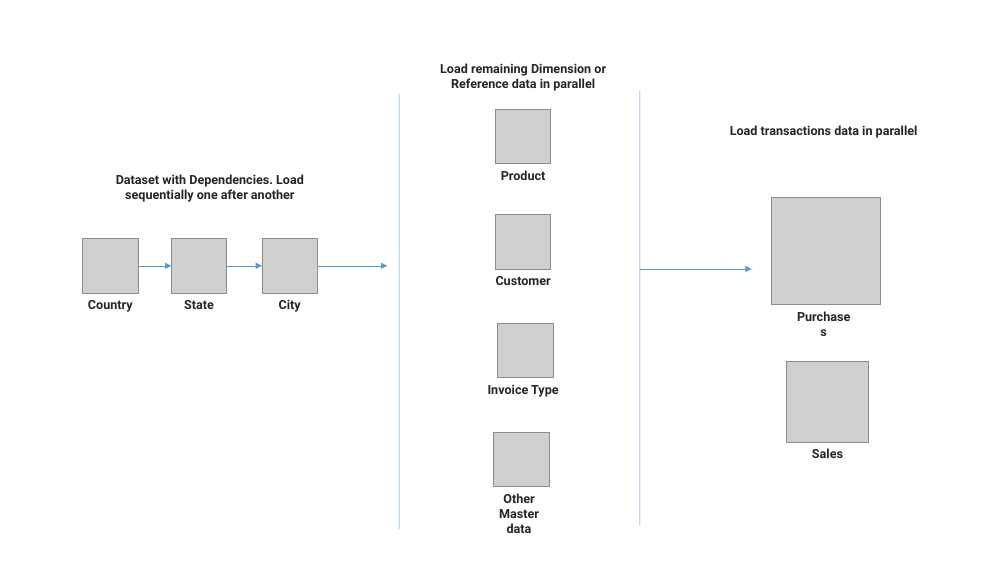
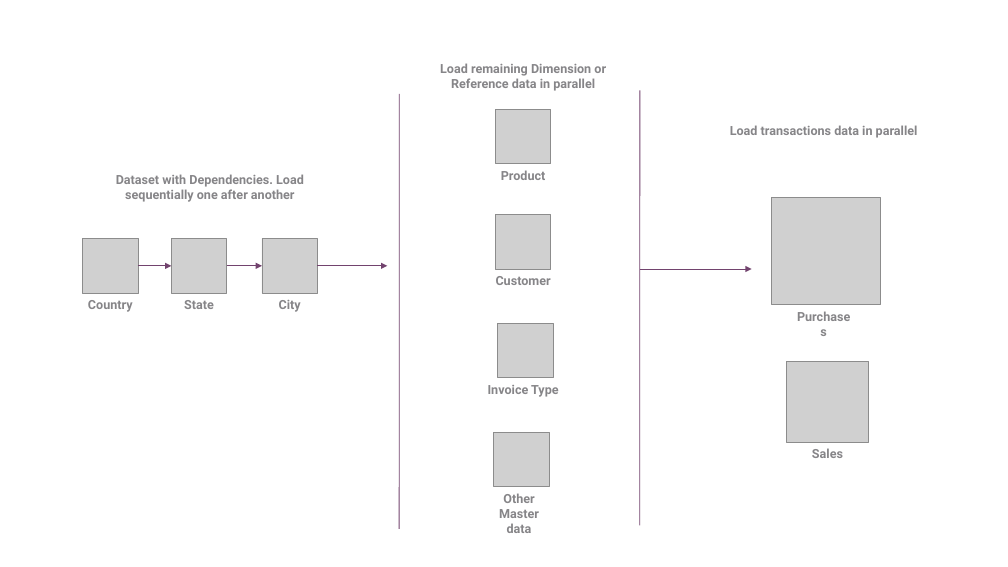
Before and after one commit to rahulunlimited/adflab, a slide deck: slide 8 of docs/ADFLab Design Pattern.pptx (slide 5 before the commit). Drawn at 1008x567 pixels with LibreOffice and Linux fonts; fonts in the diff are those of the drawing; grey boxes stand for pictures; background and template pictures are left out. Boxes give left, top, right and bottom in pixels: in the first picture for what was removed or moved away, otherwise in the second. Text is boxed around its words. In the diff, an @@ line names an element or a change of style, - is before the commit and + after.

```diff
--- a/docs/ADFLab Design Pattern.pptx
+++ b/docs/ADFLab Design Pattern.pptx
@@ line (399, 94) - (399, 529): stroke #5B9BD5 0.5 pt to #73436E 0.75 pt @@
@@ line (640, 91) - (640, 526): stroke #5B9BD5 0.5 pt to #73436E 0.75 pt @@
@@ text colour #262626 to #868588 in 12 elements at <box>88,300,133,312</box>, <box>184,300,214,309</box>, <box>279,300,301,312</box>, <box>786,306,861,328</box>, <box>812,448,843,458</box>, <box>116,174,304,202</box>, <box>501,170,546,180</box>, <box>496,276,551,285</box>, <box>488,385,558,397</box>, <box>499,493,539,533</box>, <box>440,63,606,91</box>, <box>730,125,918,138</box> @@
@@ arrow (138, 266) - (172, 266): stroke #5B9BD5 0.5 pt to #73436E 0.75 pt @@
@@ arrow (227, 266) - (262, 266): stroke #5B9BD5 0.5 pt to #73436E 0.75 pt @@
@@ arrow (318, 266) - (387, 266): stroke #5B9BD5 0.5 pt to #73436E 0.75 pt @@
@@ arrow (640, 269) - (752, 269): stroke #5B9BD5 0.5 pt to #73436E 0.75 pt @@
```
Also in this commit, not shown: 7 other slides changed, 1 slide added, 2 other files.
